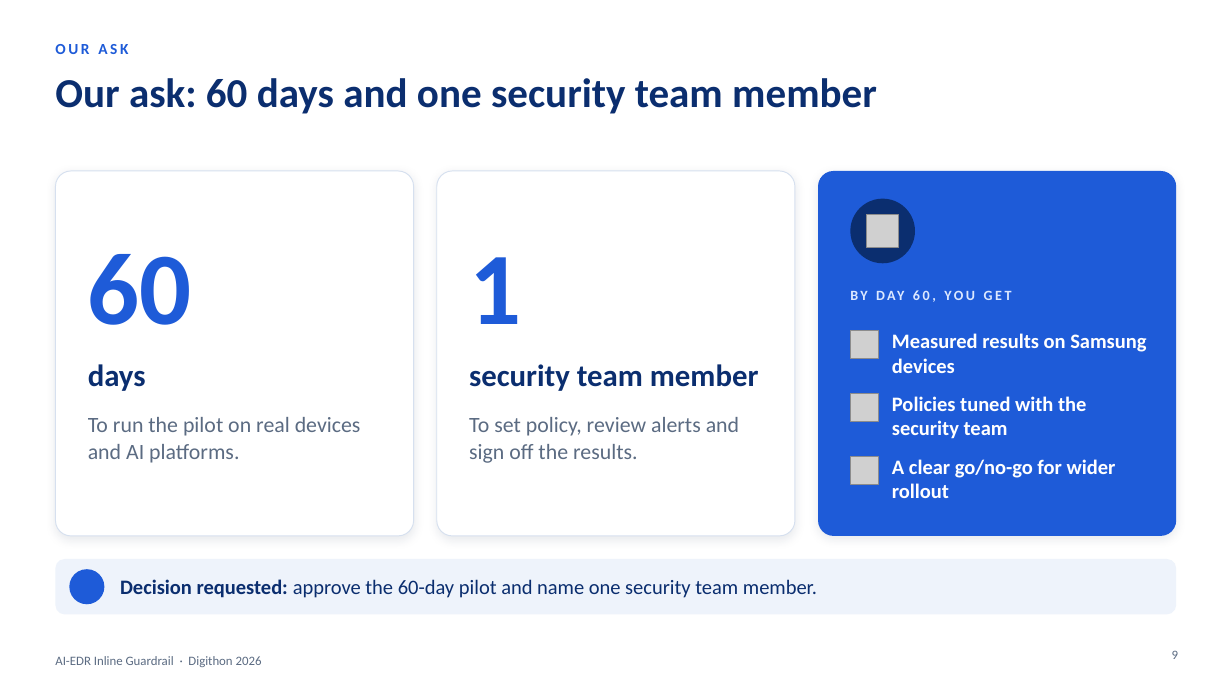
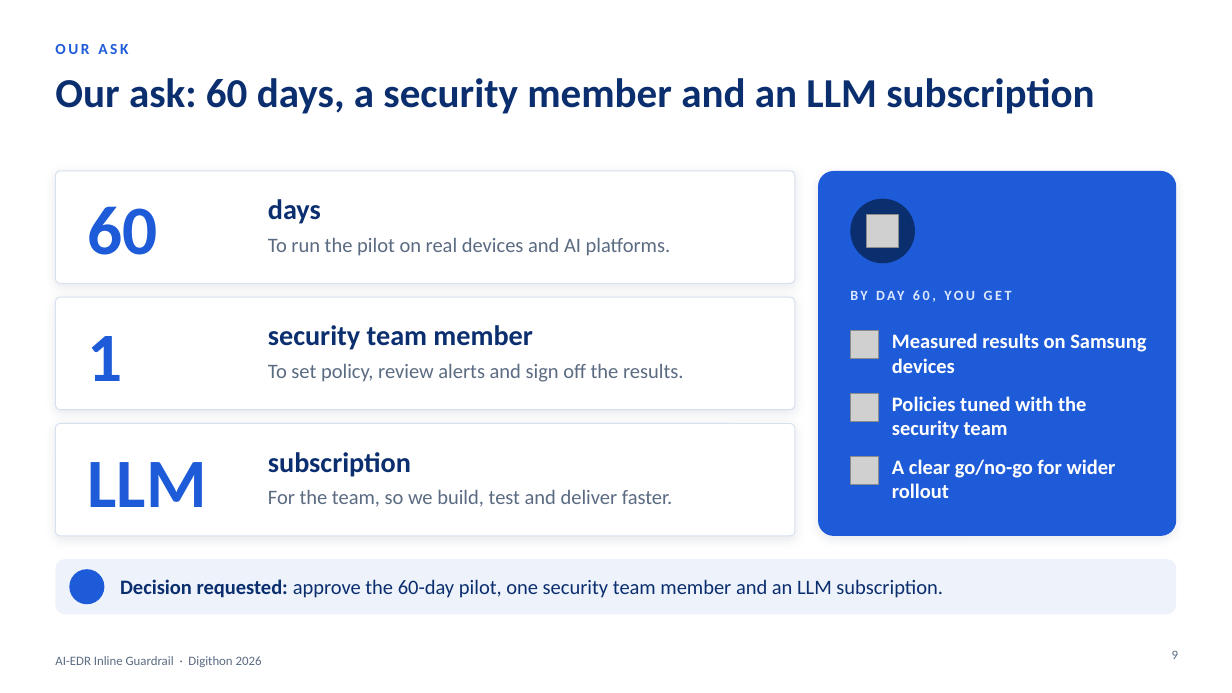
Before and after one commit to Raj-588/sdsi-demo, a slide deck: slide 9 of AI-EDR_Guardrail_MD_Brief_03Nov.pptx. Drawn at 1232x693 pixels with LibreOffice and Linux fonts; fonts in the diff are those of the drawing; grey boxes stand for pictures; background and template pictures are left out. Boxes give left, top, right and bottom in pixels: in the first picture for what was removed or moved away, otherwise in the second. Text is boxed around its words. In the diff, an @@ line names an element or a change of style, - is before the commit and + after.

```diff
--- a/AI-EDR_Guardrail_MD_Brief_03Nov.pptx
+++ b/AI-EDR_Guardrail_MD_Brief_03Nov.pptx
@@ title at (55, 78, 1094, 114): text changed @@
-Our ask: 60 days and one security team member
+Our ask: 60 days, a security member and an LLM subscription
@@ rounded rectangle removed at (55, 171, 414, 536) @@
@@ rounded rectangle added at (55, 171, 795, 284), fill #FFFFFF, outline #D6E0EF 0.75 pt @@
@@ text "60": place and size @@
-text "60" at (88, 254, 192, 325)
+text "60" at (88, 206, 158, 255)
@@ text "60" at (88, 206, 158, 255): size 80 to 54 pt; vertical alignment top to middle @@
@@ rounded rectangle removed at (437, 171, 796, 536) @@
@@ text "days" at (268, 199, 321, 224): size 24 to 22 pt @@
@@ text "days": place and size @@
-text "days" at (88, 364, 146, 391)
+text "days" at (268, 199, 321, 224)
@@ text "To run the pilot on ..." at (268, 237, 671, 256): size 17 to 16 pt @@
@@ text "To run the pilot on ...": place and size @@
-text "To run the pilot on ..." at (88, 417, 361, 463)
+text "To run the pilot on ..." at (268, 237, 671, 256)
@@ rounded rectangle added at (55, 298, 795, 410), fill #FFFFFF, outline #D6E0EF 0.75 pt @@
@@ text "1" at (88, 336, 123, 381): size 80 to 54 pt; vertical alignment top to middle @@
@@ text "1": place and size @@
-text "1" at (469, 257, 521, 324)
+text "1" at (88, 336, 123, 381)
@@ text "security team member": place and size @@
-text "security team member" at (469, 364, 759, 391)
+text "security team member" at (268, 325, 532, 350)
@@ text "security team member" at (268, 325, 532, 350): size 24 to 22 pt @@
@@ text "To set policy, review alerts ...": place and size @@
-text "To set policy, review alerts ..." at (469, 417, 739, 463)
+text "To set policy, review alerts ..." at (268, 363, 684, 382)
@@ text "To set policy, review alerts ..." at (268, 363, 684, 382): size 17 to 16 pt @@
@@ rounded rectangle added at (55, 423, 795, 536), fill #FFFFFF, outline #D6E0EF 0.75 pt @@
@@ text added at (88, 462, 207, 507), 54 pt, text #1E5BD8, bold @@
+LLM
@@ text added at (268, 452, 411, 477), 22 pt, text #0B2E6F, bold @@
+subscription
@@ text added at (268, 489, 672, 507), 16 pt, text #5B6B82 @@
+For the team, so we build, test and deliver faster.
@@ text at (120, 579, 943, 598): text changed @@
-Decision requested: approve the 60-day pilot and name one security team member.
+Decision requested: approve the 60-day pilot, one security team member and an LLM subscription.
```
Also in this commit, not shown: 3 other files.
